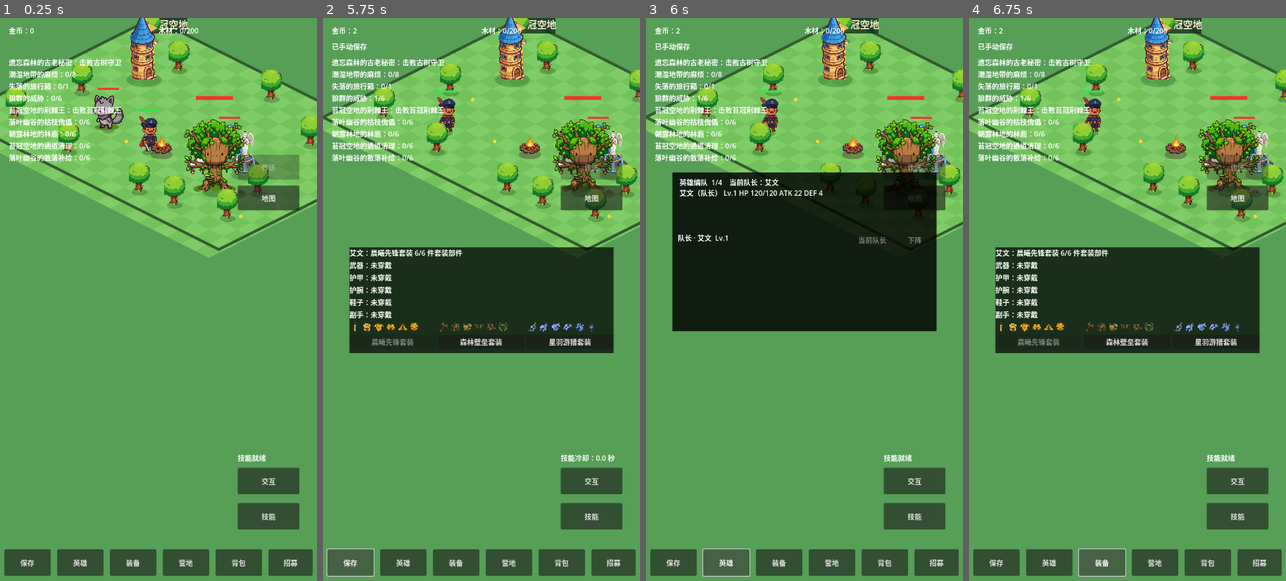
Above: before the commit, frames 1-4 (left to right).
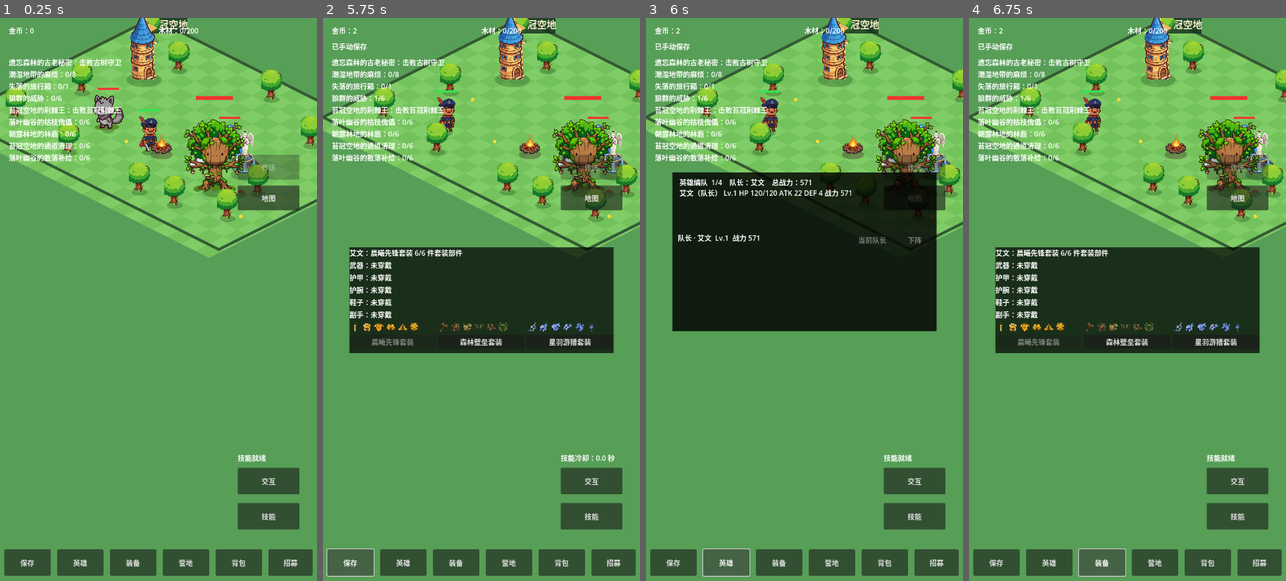
Above: after the commit, the same moments.

Repository: oneyi53/game
Game: Godot game, scene res://scenes/main.tscn
The game is run twice, just before and just after one commit, with the same random seed, the same clock (stepped at 60 frames per second) and the same inputs.
Inputs (mouse positions are in pixels of both pictures, inside the frame that each line leads up to):
- Up to frame 1 (0.25 s): no input
- Up to frame 2 (5.75 s): tap Enter at 0.5 s; move the mouse to (465, 412) at 0.52 s; hold Up (ui_up) 0.53-1.25 s; tap E at 0.6 s; click (465, 412) at 0.67 s; tap Space at 0.77 s; drag from (576, 383) to (465, 412) at 1.27 s; move the mouse to (386, 215) at 2.02 s; hold Left (ui_left) 2.03-2.75 s; tap Q at 2.1 s; drag from (497, 299) to (386, 215) at 2.77 s; click "技能" at 3.5 s; click "交互" at 4.25 s; click "保存" at 5 s
- Up to frame 3 (6 s): click "英雄" at 5.75 s
- Up to frame 4 (6.75 s): click "装备" at 6.5 s

Frames 1-2 are identical in both runs. In frame 3, 0.3% of the frame differs, in the area x 26-65%, y 28-40%; in frame 4, nothing differs.

Commit message:
feat: add unified hero power rating
* feat: add unified hero power calculator

* test: cover unified hero power formula

* feat: display hero and party power ratings

* feat: feed full progression stats into hero power panel

* ci: test hero power calculation

* docs: record hero power rating work

* docs: record hero power rating work

* docs: record hero power rating work

Diff:
--- a/scripts/core/main.gd
+++ b/scripts/core/main.gd
@@ -285,7 +285,7 @@
     camp_panel.visible = false
     _refresh_quest_label()
     hero_panel.set_heroes(heroes)
-    hero_panel.set_formation_data(formation_manager, data_loader.heroes, level_manager)
+    hero_panel.set_formation_data(formation_manager, data_loader.heroes, level_manager, equipment_manager, camp_manager, backpack_manager.items)
     hero_panel.leader_requested.connect(_on_formation_leader_requested)
     hero_panel.add_requested.connect(_on_formation_add_requested)
     hero_panel.remove_requested.connect(_on_formation_remove_requested)
--- /dev/null
+++ b/scripts/progression/hero_power_calculator.gd
@@ -0,0 +1,48 @@
+class_name HeroPowerCalculator
+extends RefCounted
+
+# Original, display-only power estimate. It never changes combat stats.
+# Keep this calculation in one place so active and reserve heroes use
+# exactly the same level, equipment and camp inputs.
+
+static func final_stats(hero_data: Dictionary, hero_level: int, attack_growth_pct: float, hp_growth_pct: float, equipment_bonus: Dictionary, camp_attack_pct: float, camp_hp_pct: float, loose_bonus: Dictionary) -> Dictionary:
+    var growth_steps: int = maxi(0, hero_level - 1)
+    var max_hp: int = int(round(float(hero_data.get("hp", 0)) * pow(1.0 + hp_growth_pct / 100.0, float(growth_steps))))
+    var attack: int = int(round(float(hero_data.get("attack", 0)) * pow(1.0 + attack_growth_pct / 100.0, float(growth_steps))))
+    var defense: int = int(hero_data.get("defense", 0))
+
+    max_hp = int(round(float(max_hp) * (1.0 + float(equipment_bonus.get("hp_pct", 0)) / 100.0)))
+    attack = int(round(float(attack) * (1.0 + float(equipment_bonus.get("attack_pct", 0)) / 100.0)))
+    defense = int(round(float(defense) * (1.0 + float(equipment_bonus.get("defense_pct", 0)) / 100.0)))
+
+    attack = int(round(float(attack) * (1.0 + camp_attack_pct / 100.0)))
+    max_hp = int(round(float(max_hp) * (1.0 + camp_hp_pct / 100.0)))
+
+    attack += int(loose_bonus.get("attack", 0))
+    max_hp += int(loose_bonus.get("hp", 0))
+    defense += int(loose_bonus.get("defense", 0))
+
+    return {
+        "attack": attack,
+        "max_hp": max_hp,
+        "defense": defense,
+        "crit_chance": float(equipment_bonus.get("crit_pct", 0)) / 100.0,
+        "crit_damage_pct": int(equipment_bonus.get("crit_damage_pct", 0)),
+        "attack_speed_pct": int(equipment_bonus.get("attack_speed_pct", 0)),
+        "move_speed": float(hero_data.get("move_speed", 0)),
+        "attack_range": float(hero_data.get("attack_range", 0))
+    }
+
+static func power_from_stats(stats: Dictionary) -> int:
+    var score: float = float(stats.get("attack", 0)) * 10.0
+    score += float(stats.get("max_hp", 0))
+    score += float(stats.get("defense", 0)) * 10.0
+    score += float(stats.get("crit_chance", 0.0)) * 100.0
+    score += float(stats.get("crit_damage_pct", 0)) * 2.0
+    score += float(stats.get("attack_speed_pct", 0)) * 3.0
+    score += float(stats.get("move_speed", 0)) * 0.5
+    score += float(stats.get("attack_range", 0)) * 0.5
+    return maxi(0, int(round(score)))
+
+static func calculate(hero_data: Dictionary, hero_level: int, attack_growth_pct: float, hp_growth_pct: float, equipment_bonus: Dictionary, camp_attack_pct: float, camp_hp_pct: float, loose_bonus: Dictionary) -> int:
+    return power_from_stats(final_stats(hero_data, hero_level, attack_growth_pct, hp_growth_pct, equipment_bonus, camp_attack_pct, camp_hp_pct, loose_bonus))
--- a/scripts/ui/hero_panel.gd
+++ b/scripts/ui/hero_panel.gd
@@ -1,5 +1,7 @@
 class_name HeroPanel
 extends Control
+
+const HeroPowerCalculator = preload("res://scripts/progression/hero_power_calculator.gd")
 
 signal leader_requested(hero_id: String)
 signal add_requested(hero_id: String)
@@ -12,15 +14,21 @@
 var formation_manager = null
 var hero_definitions: Array = []
 var level_manager = null
+var equipment_manager = null
+var camp_manager = null
+var item_definitions: Dictionary = {}
 
 func set_heroes(p_heroes: Array) -> void:
     heroes = p_heroes
     refresh()
 
-func set_formation_data(p_formation_manager, p_hero_definitions: Array, p_level_manager) -> void:
+func set_formation_data(p_formation_manager, p_hero_definitions: Array, p_level_manager, p_equipment_manager = null, p_camp_manager = null, p_item_definitions: Dictionary = {}) -> void:
     formation_manager = p_formation_manager
     hero_definitions = p_hero_definitions
     level_manager = p_level_manager
+    equipment_manager = p_equipment_manager
+    camp_manager = p_camp_manager
+    item_definitions = p_item_definitions
     refresh()
 
 func refresh() -> void:
@@ -29,7 +37,10 @@
     var summary_lines: Array[String] = ["英雄编队"]
     if formation_manager != null and not formation_manager.active_ids.is_empty():
         var leader_name: String = _hero_name(str(formation_manager.active_ids[0]))
-        summary_lines[0] = "英雄编队  " + str(formation_manager.active_ids.size()) + "/" + str(formation_manager.max_party_size) + "    当前队长：" + leader_name
+        var team_power: int = 0
+        for active_id in formation_manager.active_ids:
+            team_power += _power_for_hero(str(active_id))
+        summary_lines[0] = "英雄编队  " + str(formation_manager.active_ids.size()) + "/" + str(formation_manager.max_party_size) + "    队长：" + leader_name + "    总战力：" + str(team_power)
     for hero in heroes:
         if hero == null:
             continue
@@ -39,6 +50,7 @@
             + " HP " + str(hero.hp) + "/" + str(hero.max_hp)
             + " ATK " + str(hero.attack)
             + " DEF " + str(hero.defense)
+            + " 战力 " + str(_power_for_hero(str(hero.hero_id)))
         )
     panel_label.text = "\n".join(summary_lines)
     if formation_list == null or formation_manager == null:
@@ -55,7 +67,7 @@
         var info := Label.new()
         var state_text: String = "队长 · " if leader else ("出战 · " if active else "预备 · ")
         var hero_level: int = level_manager.level(hero_id) if level_manager != null else 1
-        info.text = state_text + _hero_name(hero_id) + "  Lv." + str(hero_level)
+        info.text = state_text + _hero_name(hero_id) + "  Lv." + str(hero_level) + "  战力 " + str(_power_for_hero(hero_id))
         info.size_flags_horizontal = Control.SIZE_EXPAND_FILL
         info.custom_minimum_size = Vector2(220, 34)
         row.add_child(info)
@@ -81,6 +93,26 @@
         row.add_child(party_button)
         formation_list.add_child(row)
 
+
+func _hero_definition(hero_id: String) -> Dictionary:
+    for definition in hero_definitions:
+        if str(definition.get("id", "")) == hero_id:
+            return definition
+    return {}
+
+func _power_for_hero(hero_id: String) -> int:
+    var definition: Dictionary = _hero_definition(hero_id)
+    if definition.is_empty():
+        return 0
+    var hero_level: int = level_manager.level(hero_id) if level_manager != null else 1
+    var attack_growth: float = level_manager.attack_growth_pct_per_level if level_manager != null else 0.0
+    var hp_growth: float = level_manager.hp_growth_pct_per_level if level_manager != null else 0.0
+    var equipment_bonus: Dictionary = equipment_manager.bonus_for_hero(hero_id) if equipment_manager != null else {}
+    var loose_bonus: Dictionary = equipment_manager.loose_bonus_for_hero(hero_id, item_definitions) if equipment_manager != null else {}
+    var camp_attack: float = 5.0 if camp_manager != null and camp_manager.is_built("blacksmith") else 0.0
+    var camp_hp: float = 8.0 if camp_manager != null and camp_manager.is_built("training_ground") else 0.0
+    return HeroPowerCalculator.calculate(definition, hero_level, attack_growth, hp_growth, equipment_bonus, camp_attack, camp_hp, loose_bonus)
+
 func _hero_name(hero_id: String) -> String:
     for definition in hero_definitions:
         if str(definition.get("id", "")) == hero_id:
--- /dev/null
+++ b/tests/test_hero_power_calculator.gd
@@ -0,0 +1,52 @@
+extends SceneTree
+
+const Calculator = preload("res://scripts/progression/hero_power_calculator.gd")
+
+func _initialize() -> void:
+    _test_level_equipment_camp_and_loose_stats()
+    _test_power_uses_final_combat_stats()
+    _test_power_never_negative()
+    print("Hero power calculator tests: 3 passed")
+    quit()
+
+func _test_level_equipment_camp_and_loose_stats() -> void:
+    var hero_data: Dictionary = {
+        "attack": 20,
+        "hp": 100,
+        "defense": 5,
+        "move_speed": 200,
+        "attack_range": 100
+    }
+    var equipment: Dictionary = {
+        "attack_pct": 10,
+        "hp_pct": 20,
+        "defense_pct": 20,
+        "crit_pct": 15,
+        "crit_damage_pct": 30,
+        "attack_speed_pct": 10
+    }
+    var loose: Dictionary = {"attack": 3, "hp": 4, "defense": 2}
+    var stats: Dictionary = Calculator.final_stats(hero_data, 2, 5.0, 5.0, equipment, 5.0, 8.0, loose)
+    assert(int(stats["attack"]) == 27)
+    assert(int(stats["max_hp"]) == 140)
+    assert(int(stats["defense"]) == 8)
+    assert(is_equal_approx(float(stats["crit_chance"]), 0.15))
+    assert(int(stats["crit_damage_pct"]) == 30)
+    assert(int(stats["attack_speed_pct"]) == 10)
+
+func _test_power_uses_final_combat_stats() -> void:
+    var stats: Dictionary = {
+        "attack": 27,
+        "max_hp": 140,
+        "defense": 8,
+        "crit_chance": 0.15,
+        "crit_damage_pct": 30,
+        "attack_speed_pct": 10,
+        "move_speed": 200,
+        "attack_range": 100
+    }
+    assert(Calculator.power_from_stats(stats) == 745)
+
+func _test_power_never_negative() -> void:
+    assert(Calculator.power_from_stats({}) == 0)
+    assert(Calculator.power_from_stats({"attack": -100, "max_hp": -100}) == 0)
Not shown, changed: docs/CHANGELOG.md
Not shown, changed: docs/HERO_FORMATION.md
Not shown, changed: docs/PROJECT_STATUS.md
